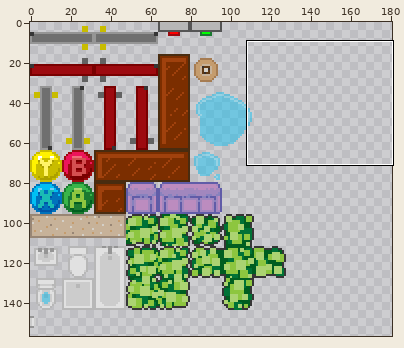
Two versions of one sprite sheet, Assets/Levels/Sprites/Test.png. Above: a wide view before the commit, with the close-up outlined.
Close-up. Before:
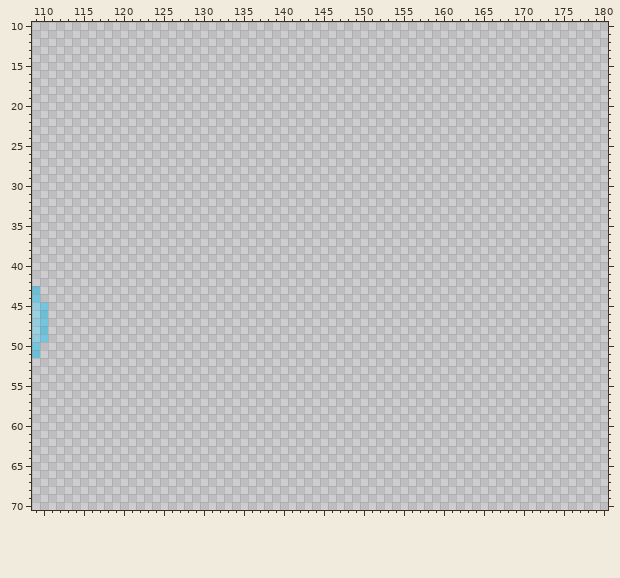
The file is 192x256 pixels. Shown: x 109..180, y 10..70. The wide view leaves out empty margins.
After the commit:
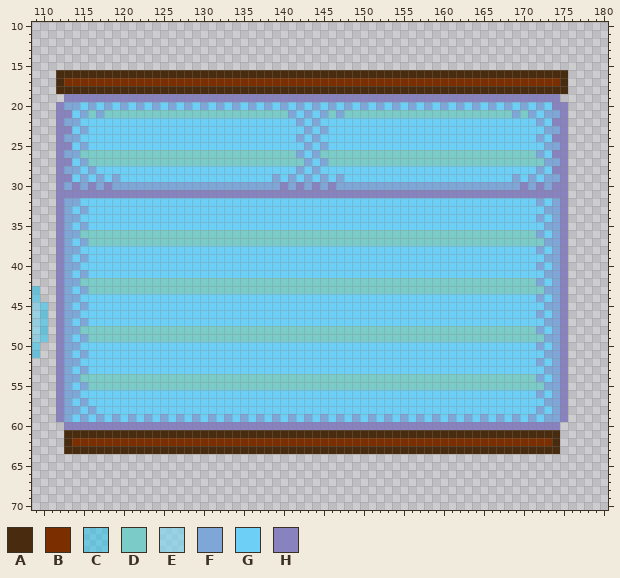
Palette (. is transparent): A #492c10  B #7b2e00  C #00bef472  D #7bccc8  E #77d5ef9e  F #7ea7d8  G #6ecff6  H #8882be
Edits made:
Changed rows in their new state; - is an unchanged pixel.
first column x 112:
16 AAAAAAAAAAAAAAAAAAAAAAAAAAAAAAAAAAAAAAAAAAAAAAAAAAAAAAAAAAAAAAAA
17 ABBBBBBBBBBBBBBBBBBBBBBBBBBBBBBBBBBBBBBBBBBBBBBBBBBBBBBBBBBBBBBA
18 AAAAAAAAAAAAAAAAAAAAAAAAAAAAAAAAAAAAAAAAAAAAAAAAAAAAAAAAAAAAAAAA
19 -HHHHHHHHHHHHHHHHHHHHHHHHHHHHHHHHHHHHHHHHHHHHHHHHHHHHHHHHHHHHHH-
20 HFFGFGFGFGFGFGFGFGFGFGFGFGFGFGFGFGFGFGFGFGFGFGFGFGFGFGFGFGFGFGHH
21 HHGFDFDDDDDDDDDDDDDDDDDDDDDDDFGFGFDFDDDDDDDDDDDDDDDDDDDDDFDFGFFH
22 HFFGGGGGGGGGGGGGGGGGGGGGGGGGGGFGFGGGGGGGGGGGGGGGGGGGGGGGGGGGFGHH
23 HHGFGGGGGGGGGGGGGGGGGGGGGGGGGGGFGFGGGGGGGGGGGGGGGGGGGGGGGGGGGFFH
24 HFFGGGGGGGGGGGGGGGGGGGGGGGGGGGFGFGGGGGGGGGGGGGGGGGGGGGGGGGGGFGHH
25 HHGFGGGGGGGGGGGGGGGGGGGGGGGGGGGFGFGGGGGGGGGGGGGGGGGGGGGGGGGGGFFH
26 HFFDDDDDDDDDDDDDDDDDDDDDDDDDDDFGFDDDDDDDDDDDDDDDDDDDDDDDDDDDFGHH
27 HHGFDDDDDDDDDDDDDDDDDDDDDDDDDDDFGFDDDDDDDDDDDDDDDDDDDDDDDDDDDFFH
28 HFFGFGGGGGGGGGGGGGGGGGGGGGGGGGFGFGGGGGGGGGGGGGGGGGGGGGGGGGGGFGHH
29 HHGFGFGFGGGGGGGGGGGGGGGGGGGFGFGFGFGFGGGGGGGGGGGGGGGGGGGGGFGFGFFH
30 HFHFHFHFFFFFFFFFFFFFFFFFFFFFHFHFHFHFFFFFFFFFFFFFFFFFFFFFFFHFHFHH
31 HHHHHHHHHHHHHHHHHHHHHHHHHHHHHHHHHHHHHHHHHHHHHHHHHHHHHHHHHHHHHHHH
32 HFFGGGGGGGGGGGGGGGGGGGGGGGGGGGGGGGGGGGGGGGGGGGGGGGGGGGGGGGGGFGFH
33 HFGFGGGGGGGGGGGGGGGGGGGGGGGGGGGGGGGGGGGGGGGGGGGGGGGGGGGGGGGGGFFH
34 HFFGGGGGGGGGGGGGGGGGGGGGGGGGGGGGGGGGGGGGGGGGGGGGGGGGGGGGGGGGFGFH
35 HFGFGGGGGGGGGGGGGGGGGGGGGGGGGGGGGGGGGGGGGGGGGGGGGGGGGGGGGGGGGFFH
36 HFFDDDDDDDDDDDDDDDDDDDDDDDDDDDDDDDDDDDDDDDDDDDDDDDDDDDDDDDDDFGFH
37 HFGFDDDDDDDDDDDDDDDDDDDDDDDDDDDDDDDDDDDDDDDDDDDDDDDDDDDDDDDDDFFH
38 HFFGGGGGGGGGGGGGGGGGGGGGGGGGGGGGGGGGGGGGGGGGGGGGGGGGGGGGGGGGFGFH
39 HFGFGGGGGGGGGGGGGGGGGGGGGGGGGGGGGGGGGGGGGGGGGGGGGGGGGGGGGGGGGFFH
40 HFFGGGGGGGGGGGGGGGGGGGGGGGGGGGGGGGGGGGGGGGGGGGGGGGGGGGGGGGGGFGFH
41 HFGFGGGGGGGGGGGGGGGGGGGGGGGGGGGGGGGGGGGGGGGGGGGGGGGGGGGGGGGGGFFH
42 HFFDDDDDDDDDDDDDDDDDDDDDDDDDDDDDDDDDDDDDDDDDDDDDDDDDDDDDDDDDFGFH
43 HFGFDDDDDDDDDDDDDDDDDDDDDDDDDDDDDDDDDDDDDDDDDDDDDDDDDDDDDDDDDFFH
44 HFFGGGGGGGGGGGGGGGGGGGGGGGGGGGGGGGGGGGGGGGGGGGGGGGGGGGGGGGGGFGFH
45 HFGFGGGGGGGGGGGGGGGGGGGGGGGGGGGGGGGGGGGGGGGGGGGGGGGGGGGGGGGGGFFH
46 HFFGGGGGGGGGGGGGGGGGGGGGGGGGGGGGGGGGGGGGGGGGGGGGGGGGGGGGGGGGFGFH
47 HFGFGGGGGGGGGGGGGGGGGGGGGGGGGGGGGGGGGGGGGGGGGGGGGGGGGGGGGGGGGFFH
48 HFFDDDDDDDDDDDDDDDDDDDDDDDDDDDDDDDDDDDDDDDDDDDDDDDDDDDDDDDDDFGFH
49 HFGFDDDDDDDDDDDDDDDDDDDDDDDDDDDDDDDDDDDDDDDDDDDDDDDDDDDDDDDDDFFH
50 HFFGGGGGGGGGGGGGGGGGGGGGGGGGGGGGGGGGGGGGGGGGGGGGGGGGGGGGGGGGFGFH
51 HFGFGGGGGGGGGGGGGGGGGGGGGGGGGGGGGGGGGGGGGGGGGGGGGGGGGGGGGGGGGFFH
52 HFFGGGGGGGGGGGGGGGGGGGGGGGGGGGGGGGGGGGGGGGGGGGGGGGGGGGGGGGGGFGFH
53 HFGFGGGGGGGGGGGGGGGGGGGGGGGGGGGGGGGGGGGGGGGGGGGGGGGGGGGGGGGGGFFH
54 HFFDDDDDDDDDDDDDDDDDDDDDDDDDDDDDDDDDDDDDDDDDDDDDDDDDDDDDDDDDFGFH
55 HFGFDDDDDDDDDDDDDDDDDDDDDDDDDDDDDDDDDDDDDDDDDDDDDDDDDDDDDDDDDFFH
56 HFFGGGGGGGGGGGGGGGGGGGGGGGGGGGGGGGGGGGGGGGGGGGGGGGGGGGGGGGGGFGFH
57 HFGFGGGGGGGGGGGGGGGGGGGGGGGGGGGGGGGGGGGGGGGGGGGGGGGGGGGGGGGGGFFH
58 HFFGFGGGGGGGGGGGGGGGGGGGGGGGGGGGGGGGGGGGGGGGGGGGGGGGGGGGGGGGFGFH
59 HFGFGFGFGFGFGFGFGFGFGFGFGFGFGFGFGFGFGFGFGFGFGFGFGFGFGFGFGFGFGFFH
60 -HHHHHHHHHHHHHHHHHHHHHHHHHHHHHHHHHHHHHHHHHHHHHHHHHHHHHHHHHHHHHH-
61 -AAAAAAAAAAAAAAAAAAAAAAAAAAAAAAAAAAAAAAAAAAAAAAAAAAAAAAAAAAAAAA-
62 -ABBBBBBBBBBBBBBBBBBBBBBBBBBBBBBBBBBBBBBBBBBBBBBBBBBBBBBBBBBBBA-
63 -AAAAAAAAAAAAAAAAAAAAAAAAAAAAAAAAAAAAAAAAAAAAAAAAAAAAAAAAAAAAAA-
Changed places in both close-ups, as pixel boxes (x1, y1, x2, y2):
added: (56, 70, 568, 454)
